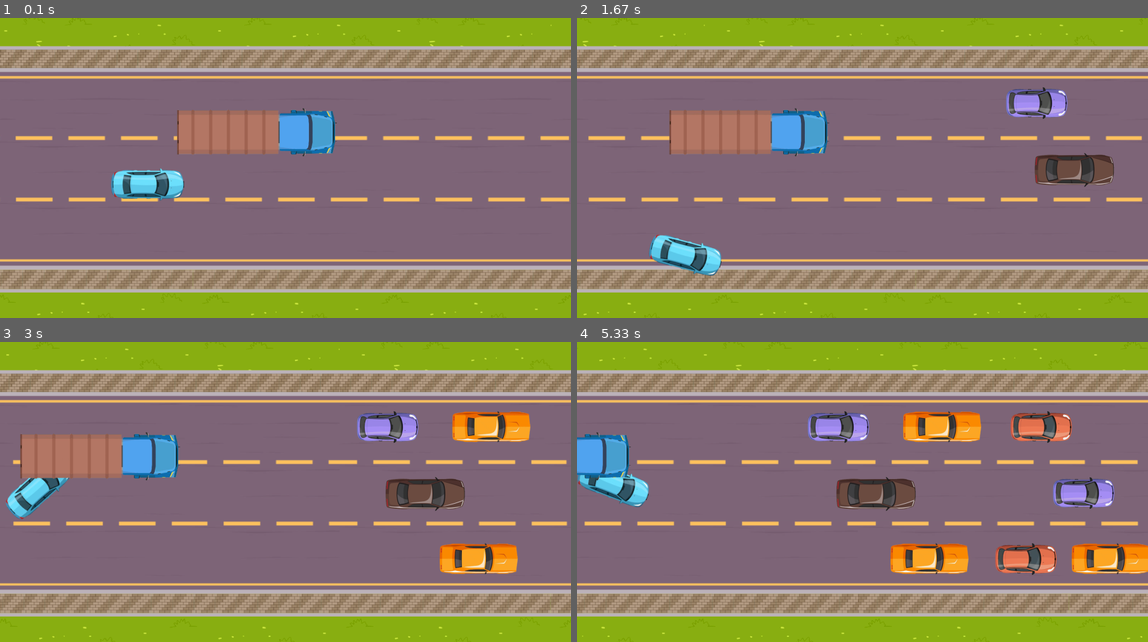
Above: before the commit, frames 1-4 (two rows, left to right).
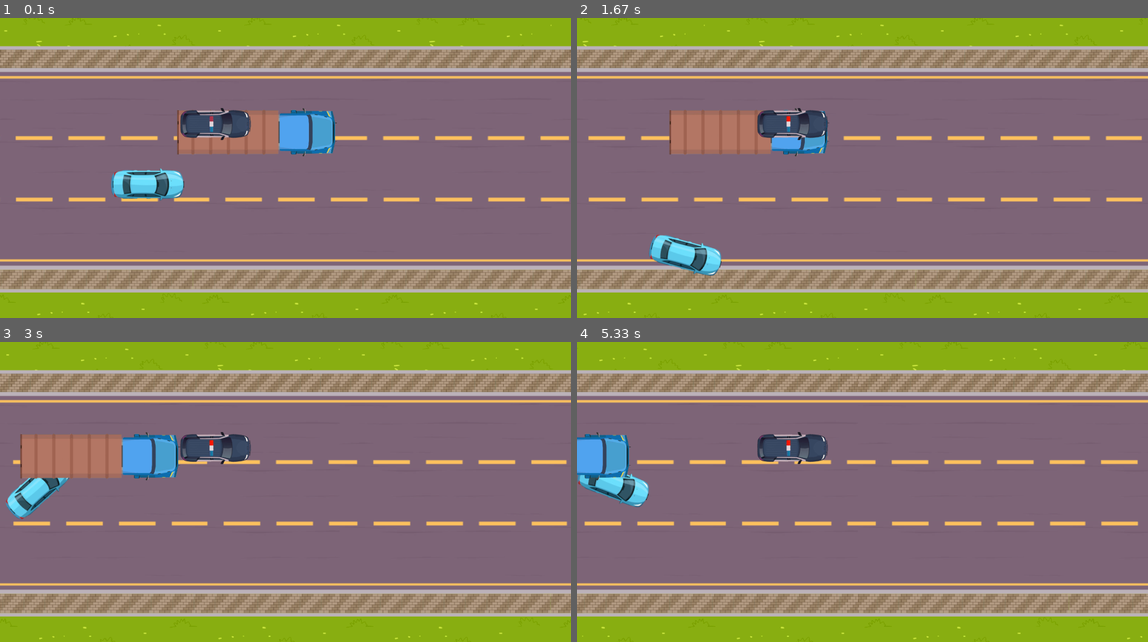
Above: after the commit, the same moments.

Repository: AdamJ77/highway-pygame
Game: pygame game, started from main_speeding.py
The game is run twice, just before and just after one commit, with the same random seed, the same clock (stepped at 60 frames per second) and the same inputs.
Inputs:
- Up to frame 1 (0.1 s): no input
- Up to frame 2 (1.67 s): hold D 0.33-0.8 s; hold W 0.83-1.13 s; tap Space at 0.9, 1.23, 1.53 s; hold D 1.17-1.63 s
- Up to frame 3 (3 s): hold A 1.67-2.2 s; tap Space at 1.73, 2.03, 2.3, 2.63, 2.93 s; hold S 2.23-2.53 s; hold A 2.57-2.97 s
- Up to frame 4 (5.33 s): hold W 3-3.37 s; tap Space at 3.07, 3.47, 3.77, 4.13, 4.53, 4.83, 5.03 s; hold D 3.4-4.03 s; hold S 4.07-4.43 s; hold A 4.47-4.93 s; hold D from 4.97 s (still down)

The runs differ from the first frame. In frame 1, 1.1% of the frame differs, in the area x 31-44%, y 30-41%; in frame 2, 3.3%; in frame 3, 6.0%; in frame 4, 10%, in the area x 31-100%, y 23-78%.

Commit message:
Added Police class and changing police lights method

Diff:
--- a/class_player.py
+++ b/class_player.py
@@ -4,7 +4,6 @@
 from classes_other import (
     Car
 )
-
 
 from config import (
     WIDTH,
@@ -54,6 +53,13 @@
         """Get tangens value of given angle"""
         return math.tan(math.radians(angle))
 
+    @staticmethod
+    def get_cot(angle) -> float:
+        """Get tangens value of given angle"""
+        tan = math.tan(math.radians(abs(angle)))
+        return 1//tan
+
+
     def move_forward(self) -> None:
         """Move car forward depending on the car's rotation"""
         if self.x + self.speed < WIDTH - PLAYER_WIDTH:
@@ -91,9 +97,10 @@
                 self.speed = new_speed
                 self.x += self.speed
         elif not self.speed:
+            # if self.rotation != 0:
             self.move_sideways()
             if self.x - BRAKE_DECEL > 0:
-                self.x -= BRAKE_DECEL
+                    self.x -= BRAKE_DECEL
         self.brakes_light = True
         # drifting mode to be added
 
--- a/classes_other.py
+++ b/classes_other.py
@@ -1,5 +1,6 @@
 import pygame as pg
 from enum import Enum, auto
+# from class_player import Player
 
 from config import (
     SPEED_PLAYER,
@@ -8,7 +9,13 @@
     SCROLL_SPEED,
     TRUCK_IMAGE,
     TRUCK_HEIGHT,
-    TRUCK_WIDTH
+    TRUCK_WIDTH,
+    POLICE_CAR_IMAGE,
+    POLICE_CAR_HEIGHT,
+    POLICE_CAR_WIDTH,
+    POLICE_CAR_IMAGE_LIGHTS_B,
+    POLICE_CAR_IMAGE_LIGHTS_R,
+    FREQUENCY_OF_POLICE_LIGHTS
 )
 
 
@@ -98,3 +105,25 @@
     @classmethod
     def location(cls, location):
         return cls(location)
+
+
+class Police(Car):
+    def __init__(self) -> None:
+        super().__init__()
+        self.model = POLICE_CAR_IMAGE
+        self.width = POLICE_CAR_WIDTH
+        self.height = POLICE_CAR_HEIGHT
+        self.changing_lights = 1
+
+    def follow_car(self, car: Car):
+        pass
+
+    def turn_police_lights_on(self, player):
+        if self.changing_lights % FREQUENCY_OF_POLICE_LIGHTS != 0:
+            self.changing_lights += 1
+            return
+        self.changing_lights = 1
+        # if player.speed > SPEED_PLAYER + 10:
+        self.model = POLICE_CAR_IMAGE_LIGHTS_B if self.model == POLICE_CAR_IMAGE_LIGHTS_R else POLICE_CAR_IMAGE_LIGHTS_R
+        # else:
+        #     self.model = POLICE_CAR_IMAGE
--- a/config.py
+++ b/config.py
@@ -71,7 +71,14 @@
 TRUCK_WIDTH = TRUCK_IMAGE.get_width()
 TRUCK_HEIGHT = TRUCK_IMAGE.get_height()
 
+# POLICE
+POLICE_CAR_IMAGE = pg.transform.rotate(pg.image.load("images/police_car.png"), -90)
+POLICE_CAR_IMAGE_LIGHTS_R = pg.transform.rotate(pg.image.load("images/police_car_lights_r.png"), -90)
+POLICE_CAR_IMAGE_LIGHTS_B = pg.transform.rotate(pg.image.load("images/police_car_lights_b.png"), -90)
+POLICE_CAR_WIDTH = POLICE_CAR_IMAGE.get_width()
+POLICE_CAR_HEIGHT = POLICE_CAR_IMAGE.get_height()
 
+FREQUENCY_OF_POLICE_LIGHTS = 10
 
 # OTHER OBJECTS
 
--- a/main_speeding.py
+++ b/main_speeding.py
@@ -8,25 +8,22 @@
 import numpy as np
 
 from class_player import Player
-from classes_other import Game, Truck, Car, ColorCar, Location
+from classes_other import Game, Truck, Car, ColorCar, Police
 from utils import (
     get_random_colors,
     scroll_background,
     scroll_lamps,
-    create_color_cars_dict
+    create_color_cars_dict,
+    create_spawning_locations,
+    create_boundaries
 )
 from config import (
     WIN,
     WIDTH,
     HEIGHT,
     DRIVING_AREA_SIZE,
-    PLAYER_WIDTH,
-    PLAYER_HEIGHT,
     HIGHWAY_IMAGE_WIDTH,
     AREA_SURFACE,
-    CAR_HEIGHT,
-    CAR_WIDTH,
-    SPAWN_LOCATIONS
 )
 
 pg.display.set_caption("Highway ride")
@@ -76,7 +73,8 @@
 # SCREEN UPDATING
 def update_screen(
     player: Player,
-    traffic_cars: np.array
+    traffic_cars: np.array,
+    police: Police
     ) -> None:
     """Updates screen images' positions"""
 
@@ -90,6 +88,7 @@
             cars_to_pop.append(index)
     traffic_cars = np.delete(traffic_cars, cars_to_pop)
 
+    WIN.blit(police.model, (police.x, police.y))
     WIN.blit(AREA_SURFACE, (0,0))
     # pg.draw.rect(AREA_SURFACE, (0,0,0), upper)
     # pg.draw.rect(AREA_SURFACE, (0,0,0), lower)
@@ -180,7 +179,7 @@
     rect_car: pg.Rect,
     player: Player
     ):
-
+    """Check from on which side was collision"""
     # direction = None
     if rect_player.bottom >= rect_car.top and player.old_rect.bottom:
         print("bottom collision")
@@ -203,18 +202,7 @@
     # constraints = {direc:(False if direc is not direction else True) for direc in ["top", "bottom", "right", "left"]}
     return
 
-def get_corner_of_collision(player: Player) -> product:
-    pl_centr_x, pl_centr_y = player.get_center_point()
-    boundaries_x = [pl_centr_x + PLAYER_WIDTH // 2, pl_centr_x - PLAYER_WIDTH // 2]
-    boundaries_y = [pl_centr_y + PLAYER_HEIGHT // 2, pl_centr_y - PLAYER_HEIGHT // 2]
-    prod = product(boundaries_x, boundaries_y)
-    return prod
-
-
-def create_boundaries() -> tuple:
-    upper = pg.Rect(0, 0, WIDTH, DRIVING_AREA_SIZE[0] + 25)
-    lower = pg.Rect(0, HEIGHT - 170, WIDTH, 100)
-    return (upper, lower)
+
 
 
 def check_boundaries_collision(
@@ -232,11 +220,7 @@
         return False
 
 
-def create_spawning_locations():
-    loc1 = Location.location(SPAWN_LOCATIONS[0])
-    loc2 = Location.location(SPAWN_LOCATIONS[1])
-    loc3 = Location.location(SPAWN_LOCATIONS[2])
-    return loc1, loc2, loc3
+
 
 
 # AI actions
@@ -275,17 +259,14 @@
 
     # collisions = ["top", "bottom", "right", "left"]
     # constraints = {side:False for side in collisions}
-    coll_rect = False
+    police_car = Police()
 
     while run:
         clock.tick(60)
         for event in pg.event.get():
             if event.type == pg.QUIT:
                 run = False
-            if event.type == pg.KEYDOWN and event.type == pg.K_q:
-                coll_rect = True
-            else:
-                coll_rect = False
+
 
         # background scrolling and rendering additional images of highway
         scroll_speed_bg = scroll_background(scroll_speed_bg)
@@ -302,7 +283,7 @@
         player.old_rect = player.get_rect()
         for car in traffic_cars:
             car.old_rect = car.get_rect()
-        traffic_cars = update_screen(player, traffic_cars)
+        traffic_cars = update_screen(player, traffic_cars, police_car)
 
         player.act_rect = player.get_rect()
         # collision
@@ -314,9 +295,12 @@
 
         # ai actions
         move_traffic(traffic_cars)
-        traffic_cars = spawn_traffic(50, 10, Car_Colors, traffic_cars, locations_objs)
-
-        print(len(traffic_cars) )
+        traffic_cars = spawn_traffic(40, 0, Car_Colors, traffic_cars, locations_objs)
+        police_car.constant_speed()
+        police_car.turn_police_lights_on(player)
+
+        # print(len(traffic_cars) )
+        print(player.speed)
         # testing
         # print(constraints)
 
--- a/utils.py
+++ b/utils.py
@@ -1,7 +1,10 @@
+import pygame as pg
 import random
-from classes_other import ColorCar
+from classes_other import ColorCar, Location
 from config import (
     WIN,
+    WIDTH,
+    HEIGHT,
     HIGHWAY_IMAGE,
     HIGHWAY_IMAGE_WIDTH,
     SCROLL_SPEED,
@@ -19,7 +22,9 @@
     MUSCLE_CAR_WIDTH,
     SEDAN_CAR_IMAGE_BROWN,
     SEDAN_CAR_HEIGHT,
-    SEDAN_CAR_WIDTH
+    SEDAN_CAR_WIDTH,
+    SPAWN_LOCATIONS,
+    DRIVING_AREA_SIZE
 )
 
 
@@ -51,3 +56,16 @@
     Car_Colors[ColorCar.MUSCLE_CAR_YELLOW] = [MUSCLE_CAR_IMAGE_YELLOW, (MUSCLE_CAR_WIDTH, MUSCLE_CAR_HEIGHT)]
     Car_Colors[ColorCar.SEDAN_BROWN] = [SEDAN_CAR_IMAGE_BROWN, (SEDAN_CAR_WIDTH, SEDAN_CAR_HEIGHT)]
     return Car_Colors
+
+
+def create_spawning_locations():
+    loc1 = Location.location(SPAWN_LOCATIONS[0])
+    loc2 = Location.location(SPAWN_LOCATIONS[1])
+    loc3 = Location.location(SPAWN_LOCATIONS[2])
+    return loc1, loc2, loc3
+
+
+def create_boundaries() -> tuple:
+    upper = pg.Rect(0, 0, WIDTH, DRIVING_AREA_SIZE[0] + 25)
+    lower = pg.Rect(0, HEIGHT - 170, WIDTH, 100)
+    return (upper, lower)
Binary file added: images/police_car.png
Binary file added: images/police_car_lights_b.png
Binary file added: images/police_car_lights_r.png
